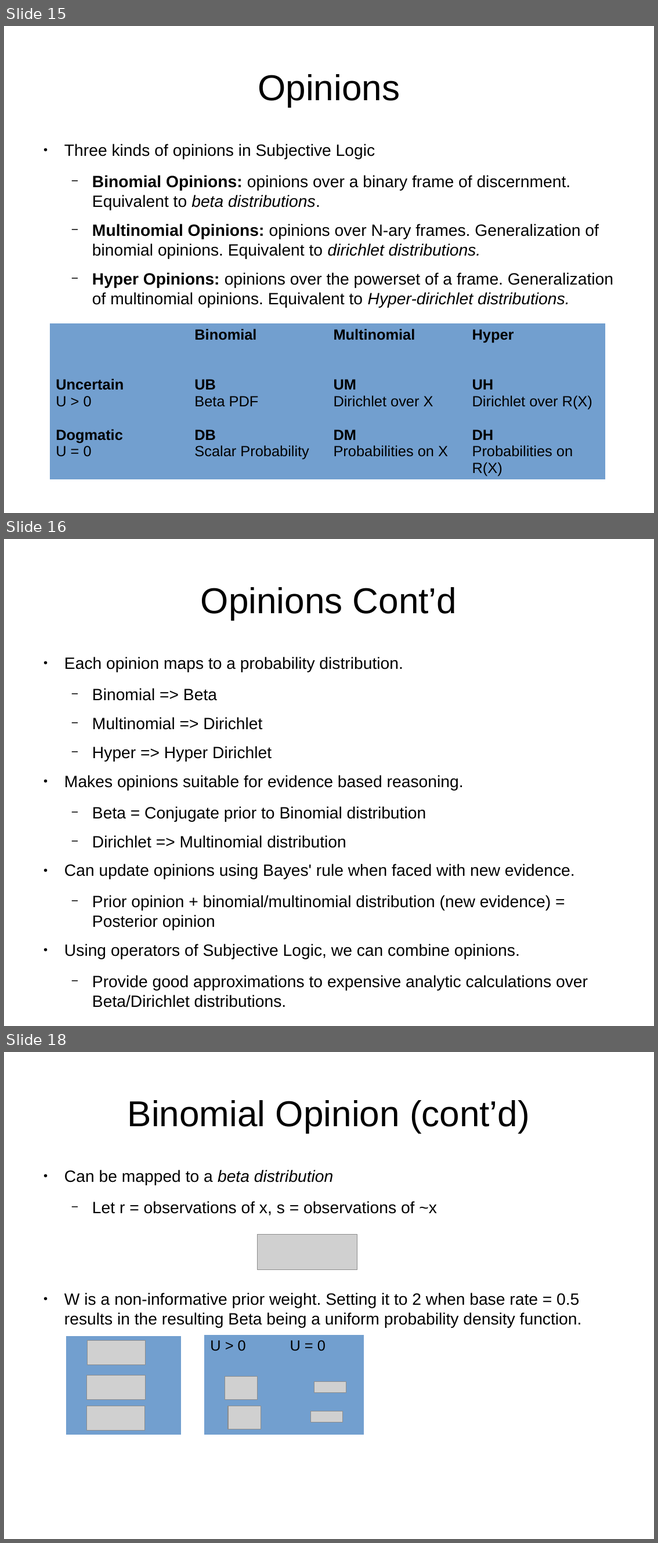
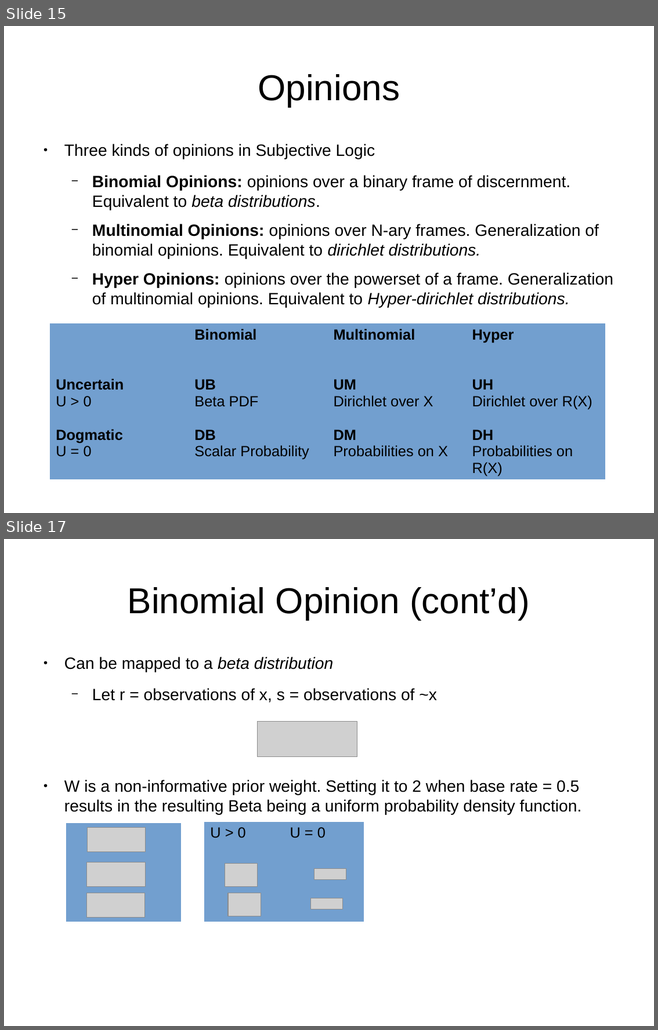
Before and after one commit to bstamour/SLHS, a slide deck: docs/proposal-from-bob.odp. Shown one above the other, each under a label of ours: slides 15, 16 and 18 before the commit, slides 15 and 17 after it; the slides between them are not shown. The pictures are 658x1543 and 658x1030 pixels, drawn with LibreOffice and Linux fonts; fonts in the diff are those of the drawing; grey boxes stand for pictures. Boxes give left, top, right and bottom in pixels: in the first picture for what was removed or moved away, otherwise in the second. Text is boxed around its words. In the diff, an @@ line names an element or a change of style, - is before the commit and + after.

```diff
--- a/docs/proposal-from-bob.odp
+++ b/docs/proposal-from-bob.odp
@@ slide 16 removed at box(4, 539, 654, 1026), background #FFFFFF @@
@@ title removed at box(201, 587, 456, 620) @@
-Opinions Cont’d
@@ text removed at box(64, 657, 587, 1008) @@
-● Each opinion maps to a probability distribution.
-  − Binomial => Beta
-  − Multinomial => Dirichlet
-  − Hyper => Hyper Dirichlet
-● Makes opinions suitable for evidence based reasoning.
-  − Beta = Conjugate prior to Binomial distribution
-  − Dirichlet => Multinomial distribution
-● Can update opinions using Bayes' rule when faced with new evidence.
-  − Prior opinion + binomial/multinomial distribution (new evidence) = Posterior opinion
-● Using operators of Subjective Logic, we can combine opinions.
-  − Provide good approximations to expensive analytic calculations over Beta/Dirichlet distributions.
@@ what was slide 18 is now slide 17 @@
```
Also in this commit, not shown: 11 slides changed.
